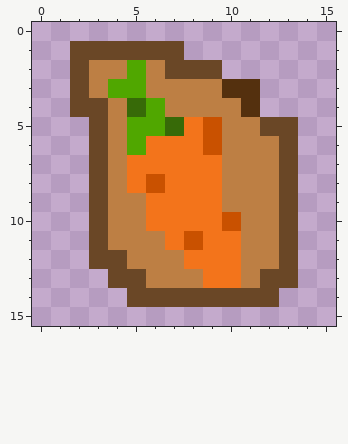
Pixel-art file: Assets/Sprites/Carrot/carrot_packet.aseprite. Above: the version before the commit.
16x16 pixels, 1 frame.
After the commit:
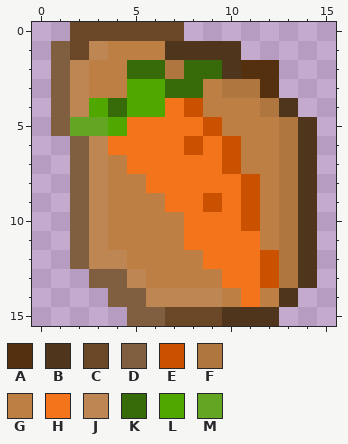
Palette (. is transparent): A #54300e  B #4e351c  C #6a4726  D #805f41  E #c95100  F #b0763f  G #bd7f44  H #f3741b  J #bd8653  K #376a08  L #50a700  M #62a623
Diff:
@@ x 0..15 @@
- 0 ................
- 1 ..CCCCCC........
- 2 ..CGGLGCCC......
- 3 ..CGLLGGGGAA....
- 4 ..CCGKLGGGGA....
- 5 ...CGLLKHEGGCC..
- 6 ...CGLHHHEGGGC..
- 7 ...CGHHHHHGGGC..
- 8 ...CGHEHHHGGGC..
- 9 ...CGGHHHHGGGC..
-10 ...CGGHHHHEGGC..
-11 ...CGGGHEHHGGC..
-12 ...CCGGGHHHGGC..
-13 ....CCGGGHHGCC..
-14 .....CCCCCCCC...
-15 ................
+ 0 ..CCCCCC........
+ 1 .DCJGGGBBBB.....
+ 2 .DJGGKKFKKBAA...
+ 3 .DJGGLLKKGFFA...
+ 4 .DJLKLLHEGGGFB..
+ 5 .DMMLHHHHEGGGFB.
+ 6 ..DJHHHHEHEGGFB.
+ 7 ..DJGHHHHHEGGFB.
+ 8 ..DJGGHHHHHEGFB.
+ 9 ..DJGGGHHEHEGFB.
+10 ..DJGGGGHHHEGFB.
+11 ..DJGGGGHHHHGFB.
+12 ..DJJGGGGHHHEFB.
+13 ...DDJGGGGHHEFB.
+14 ....DDJJJJGHGB..
+15 .....DDCCCBBB...
Pixel boxes of the changes (left, top, right, bottom) in both pictures:
changed: (51, 22, 317, 326)
